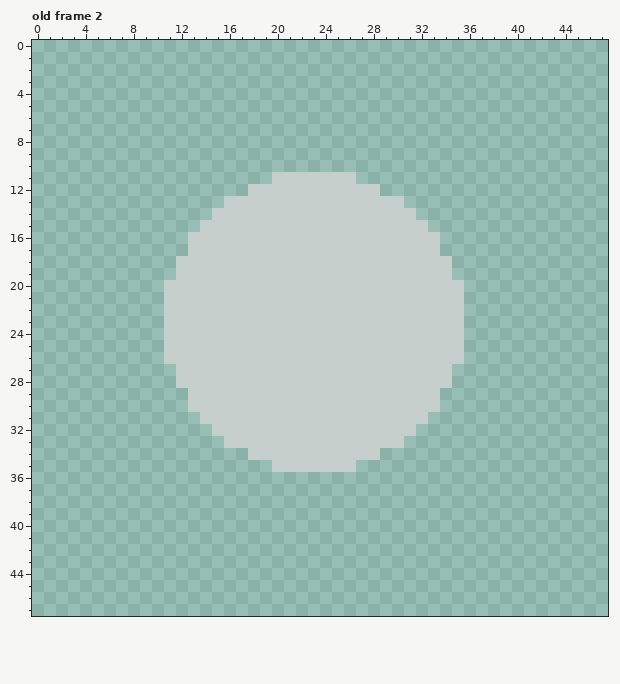
File history of a pixel-art file, assets/explosionGreen.aseprite. The first picture shows the starting point.
48x48 pixels, 3 frames. Shown: old frame 2. The commit also changed other frames, which this record leaves out.
Now the later version:
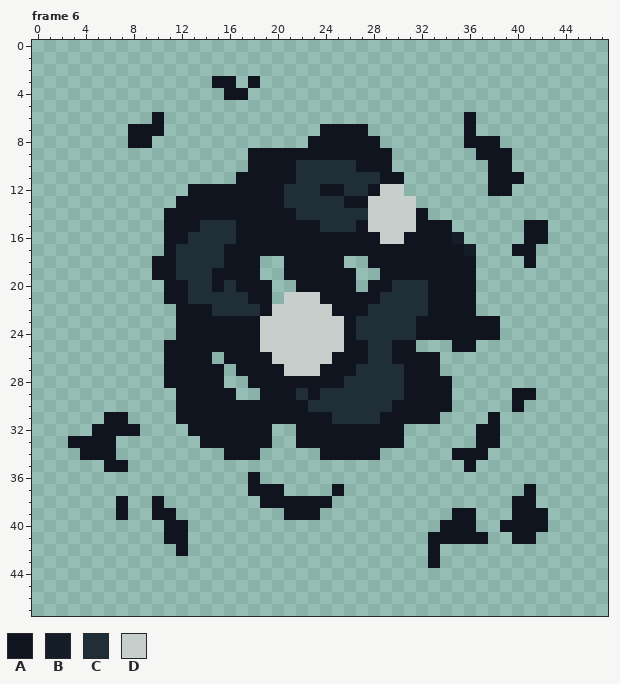
Palette (. is transparent): A #10141f  B #151d28  C #202e37  D #c7cfcc
A new or re-ordered frame is compared with the old frame closest to it.
What changed:
frames 3 -> 8
Changed rows in their new state; - is an unchanged pixel.
Frame 6 is new; against old frame 2:
first column x 3:
 3 ------------AA-A------------------------
 4 -------------AA-------------------------
 6 -------A-------------------------A------
 7 -----AAA-------------AAAA--------A------
 8 -----AA-------------AAAAAA-------AAA----
 9 ---------------AAAAAAAAAAAA-------AAA---
10 ---------------AAAACCCCCAAA--------AA---
11 --------------AAAAACCCCCCCAA-------AAA--
12 ----------AAAAAAAACCCAACCADD-------AA---
13 ---------AAAAAAAAACCCCCAA---D-----------
14 --------AAAAAAAAAAACCCCCC----A----------
15 --------AAACCCAAAAAAACCCA----AAA------AA
16 --------AACCCCAAAAAAAAAAAA--AAAAB-----AA
17 --------ACCCCAAAAAAAAAAAAAAAAAAAAB---AA-
18 -------AACCCCAAA..AAAAA..AAAAAAAAA----A-
19 -------AACCCAAAA..AAAAAA..AAAAAAAA------
20 --------AACCACAAA..AAAAA.AACCCAAAA------
21 --------AACCCCCAA.---AAAAACCCCAAAA------
22 --------.AAACCCCA-----AAACCCCCAAAA------
23 --------.AAAAAAA-------ACCCCCAAAAAAA----
24 --------.AAAAAAA-------ACCCCCAAAAAAA----
25 --------AAAAAAAA-------AACCAA...AA------
26 --------AAAA.AAAA-----AAACCAAAA..-------
27 --------AAAAA.AAAA---AAACCCCAAA.--------
28 --------AAAAA..AAAAAAAACCCCCAAAA--------
29 ---------AAAAA..AAACACCCCCCCAAAA-----AA-
30 ---------AAAAAAAAAAACCCCCCCAAAAA-----A--
31 ---AA----AAAAAAAAAAAAACCCCAAAAA----A----
32 --AAAA----AAAAAAA..AAAAAAAAA.-----AA----
33 AAAA-------AAAAAA..AAAAAAAAA------AA----
34 -AAA---------AAA.....AAAAA------AAA-----
35 ---AA------------.......---------A------
36 ---------------A------------------------
37 ---------------AAA----A---------------A-
38 ----A--A--------AAAAAA---------------AA-
39 ----A--AA---------AAA-----------AA---AAA
40 --------AA---------------------AAA--AAAA
41 --------AA--------------------AAAAA--AA-
42 ---------A--------------------A---------
43 ------------------------------A---------
Changed places in both pictures, as pixel boxes (x1, y1, x2, y2):
changed: (68, 76, 548, 568)
